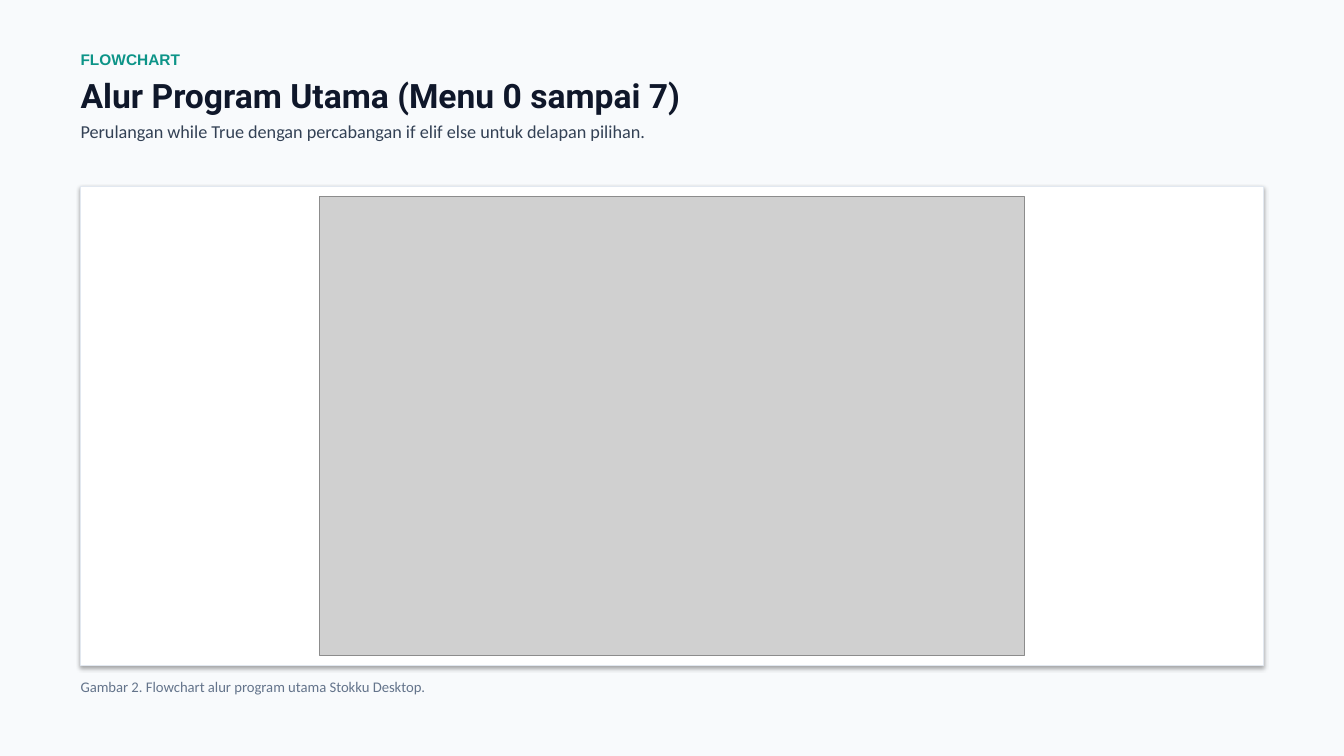
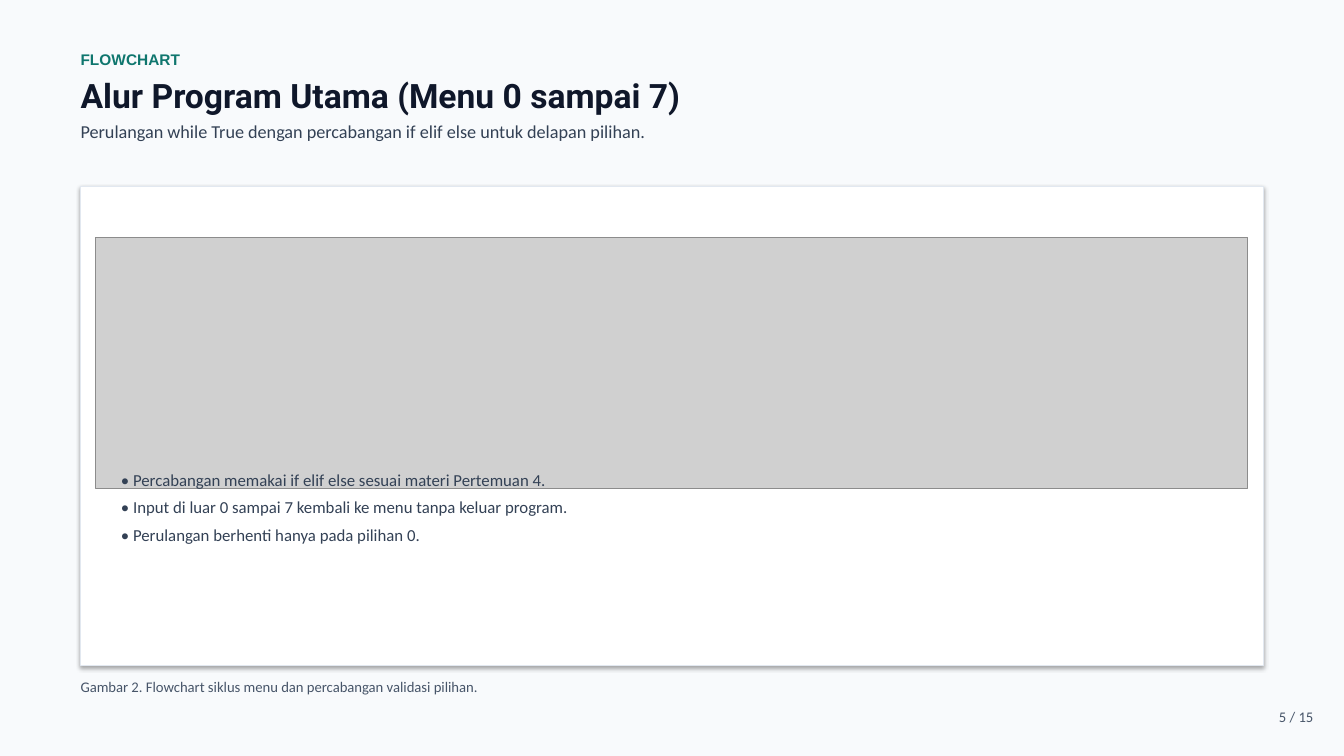
Before and after one commit to Curzyori/Stokku-Desktop, a slide deck: slide 5 of docs/presentasi/STOKKU_DESKTOP_PROGRES_P7.pptx. Drawn at 1344x756 pixels with LibreOffice and Linux fonts; fonts in the diff are those of the drawing; grey boxes stand for pictures. Boxes give left, top, right and bottom in pixels: in the first picture for what was removed or moved away, otherwise in the second. Text is boxed around its words. In the diff, an @@ line names an element or a change of style, - is before the commit and + after.

Commit message:
fix: perbaiki klaim slide, keterbacaan gambar, dan atribusi silabus pada deck presentasi

```diff
--- a/docs/presentasi/STOKKU_DESKTOP_PROGRES_P7.pptx
+++ b/docs/presentasi/STOKKU_DESKTOP_PROGRES_P7.pptx
@@ text at (81,54,180,65): text colour #0D9488 to #0F766E in "FLOWCHART" @@
@@ picture: place and size @@
-picture at (320,197,1024,655)
+picture at (96,237,1248,488)
@@ text added at (133,474,567,544), 12 pt, text #334155 @@
+• Percabangan memakai if elif else sesuai materi Pertemuan 4.
+• Input di luar 0 sampai 7 kembali ke menu tanpa keluar program.
+• Perulangan berhenti hanya pada pilihan 0.
@@ text at (81,682,478,695): text changed; text colour #64748B to #475569 @@
-Gambar 2. Flowchart alur program utama Stokku Desktop.
+Gambar 2. Flowchart siklus menu dan percabangan validasi pilihan.
@@ text added at (1279,712,1314,722), 10.5 pt, text #475569 @@
+5 / 15
```
Also in this commit, not shown: 10 other slides changed, 3 slides added, 2 slides removed, 26 other files.
